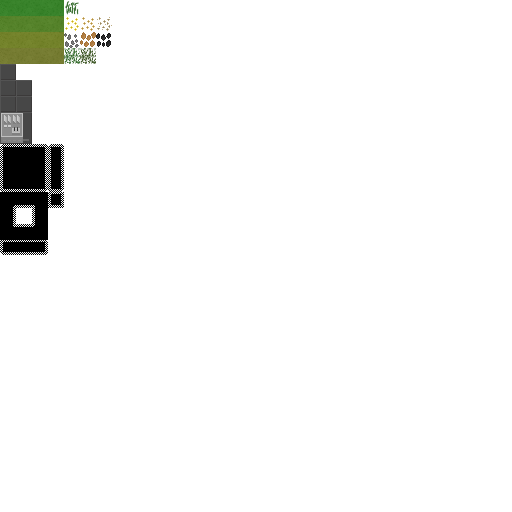
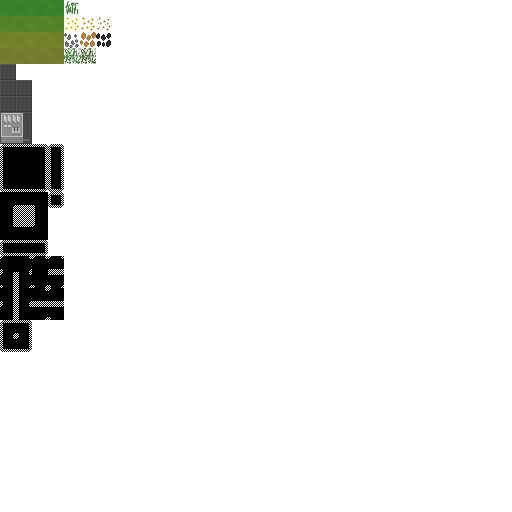
Comparing the layer stacks of the two 512×512 images. Changes:
painted on "fog" over [0, 192, 64, 352]
painted on "grass_dead_2" over [0, 192, 64, 352]
painted on "grass_pollution_stage_2_2" over [0, 192, 64, 352]
painted on "grass_pollution_stage_1_2" over [0, 192, 64, 352]
